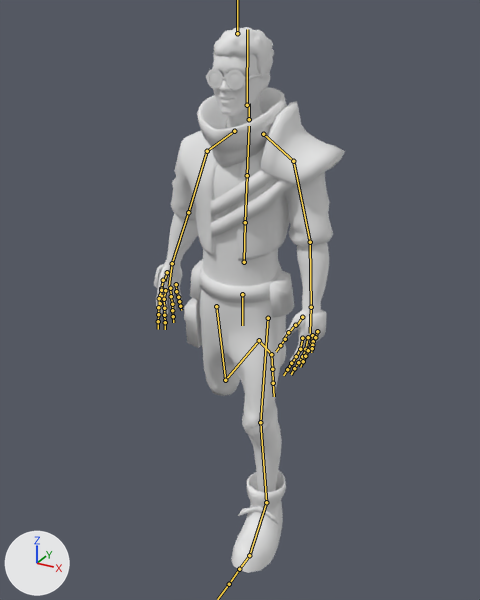
Two versions of the FBX model Assets/Characters/Guy/Guy.fbx, one commit apart.
The view is the same before and after, from a 50 mm lens placed at (1.055, -1.947, 1.872), pointed at (-0.047, 0.057, 0.87). Every picture has the same lights, and +X, +Y and +Z are marked at lower left. Both versions are drawn at frame 29 of the action 'Armature|Walk'; the numbers are the values there. The bones that bend it are drawn over the model as lines.

In view in the first picture: 'Wolf3D_Body', 'Wolf3D_Glasses', 'Wolf3D_Hair', 'Wolf3D_Head', 'Wolf3D_Outfit_Bottom', 'Wolf3D_Outfit_Footwear', 'Wolf3D_Outfit_Top'.
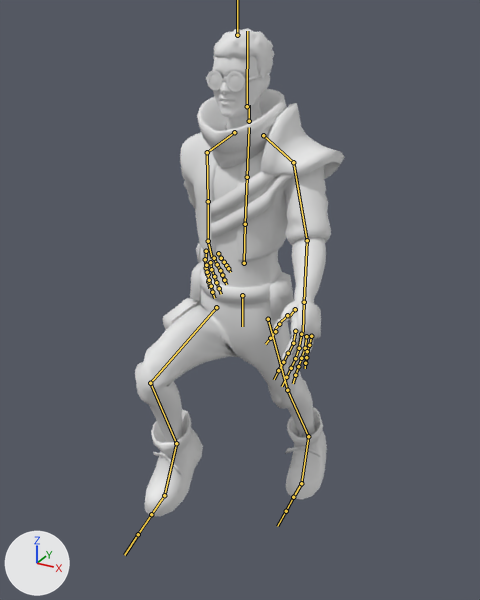
Boxes (x1, y1, x2, y2) around the edits, measured in the pictures (480 x 600 px):
'Wolf3D_Outfit_Top', posed (14% narrower)
    before: (154, 87, 345, 345)
    after: (180, 89, 345, 341)
'Wolf3D_Outfit_Bottom', posed (63% wider, 22% shorter)
    before: (184, 259, 294, 492)
    after: (135, 260, 315, 442)
'Wolf3D_Outfit_Footwear', posed
    before: (231, 343, 286, 573)
    after: (145, 407, 327, 516)
'Wolf3D_Head', posed
    before: (212, 54, 270, 128)
    after: (212, 56, 270, 130)
'Wolf3D_Hair', posed
    before: (213, 27, 274, 95)
    after: (214, 29, 274, 96)
'Wolf3D_Body', posed
    before: (156, 284, 317, 364)
    after: (273, 317, 313, 368)
bone 'LeftArm', root to tip
    before: (293, 161) to (310, 242)
    after: (293, 162) to (307, 240)
bone 'LeftForeArm', root to tip
    before: (310, 242) to (311, 307)
    after: (307, 240) to (304, 302)
bone 'LeftHand', root to tip
    before: (311, 307) to (310, 333)
    after: (304, 302) to (303, 332)
bone 'RightArm', root to tip
    before: (207, 151) to (188, 212)
    after: (207, 152) to (208, 201)
bone 'RightForeArm', root to tip
    before: (188, 212) to (172, 263)
    after: (208, 201) to (208, 241)
bone 'RightHand', root to tip
    before: (172, 263) to (169, 286)
    after: (208, 241) to (212, 258)
bone 'LeftUpLeg', root to tip
    before: (268, 318) to (260, 422)
    after: (268, 319) to (287, 390)
bone 'LeftLeg', root to tip
    before: (260, 422) to (266, 502)
    after: (287, 390) to (308, 436)
bone 'LeftToeBase', root to tip
    before: (249, 555) to (239, 569)
    after: (301, 483) to (293, 497)
bone 'RightUpLeg', root to tip
    before: (216, 306) to (225, 380)
    after: (216, 307) to (150, 383)
bone 'RightLeg', root to tip
    before: (225, 380) to (259, 340)
    after: (150, 383) to (176, 443)

Patch to the scene script:
```diff
--- a/Assets/Characters/Guy/Guy.fbx.py
+++ b/Assets/Characters/Guy/Guy.fbx.py
@@ bone_leftarm @@
 bone_leftarm = bpy.data.objects['Armature'].pose.bones['LeftArm']  # child of 'LeftShoulder'
-bone_leftarm.rotation_quaternion = (0.994, 0.039, -0.047, 0.092)  # degrees (4, -6, 10)
+bone_leftarm.rotation_quaternion = (0.967, -0.002, -0.104, 0.231)  # degrees (-3, -12, 27)
@@ bone_leftforearm @@
 bone_leftforearm = bpy.data.objects['Armature'].pose.bones['LeftForeArm']  # child of 'LeftArm'
-bone_leftforearm.rotation_quaternion = (0.983, 0.091, 0.057, -0.146)  # degrees (9, 8, -16)
+bone_leftforearm.rotation_quaternion = (0.999, 0.039, -0.028, -0.005)  # degrees (5, -3, -1)
@@ bone_lefthand @@
 bone_lefthand = bpy.data.objects['Armature'].pose.bones['LeftHand']  # child of 'LeftForeArm'
-bone_lefthand.rotation_quaternion = (0.983, -0.095, -0.147, -0.058)  # degrees (-10, -17, -5)
+bone_lefthand.rotation_quaternion = (0.982, -0.149, -0.07, -0.091)  # degrees (-16, -10, -9)
@@ bone_rightarm @@
 bone_rightarm = bpy.data.objects['Armature'].pose.bones['RightArm']  # child of 'RightShoulder'
-bone_rightarm.rotation_quaternion = (0.997, 0.006, -0.029, 0.067)  # degrees (1, -3, 8)
+bone_rightarm.rotation_quaternion = (0.959, 0.048, -0.099, 0.26)  # degrees (2, -12, 30)
@@ bone_rightforearm @@
 bone_rightforearm = bpy.data.objects['Armature'].pose.bones['RightForeArm']  # child of 'RightArm'
-bone_rightforearm.rotation_quaternion = (0.999, 0.025, 0.02, 0.019)  # degrees (3, 2, 2)
+bone_rightforearm.rotation_quaternion = (0.996, 0.007, -0.023, 0.086)  # degrees (1, -3, 10)
@@ bone_righthand @@
 bone_righthand = bpy.data.objects['Armature'].pose.bones['RightHand']  # child of 'RightForeArm'
-bone_righthand.rotation_quaternion = (0.93, -0.093, 0.357, -0.016)  # degrees (-14, 41, -7)
+bone_righthand.rotation_quaternion = (0.921, -0.071, 0.378, -0.058)  # degrees (-14, 43, -13)
@@ bone_leftupleg @@
 bone_leftupleg = bpy.data.objects['Armature'].pose.bones['LeftUpLeg']  # child of 'Hips'
-bone_leftupleg.rotation_quaternion = (0.99, 0.138, -0.007, 0.0)  # degrees (16, -1, 0)
+bone_leftupleg.rotation_quaternion = (0.987, -0.161, 0.008, 0.0)  # degrees (-19, 1, 0)
@@ bone_leftleg @@
 bone_leftleg = bpy.data.objects['Armature'].pose.bones['LeftLeg']  # child of 'LeftUpLeg'
-bone_leftleg.rotation_quaternion = (0.994, -0.108, 0.008, 0.0)  # degrees (-12, 1, 0)
+bone_leftleg.rotation_quaternion = (0.999, -0.046, 0.003, 0.0)  # degrees (-5, 0, 0)
@@ bone_lefttoebase @@
 bone_lefttoebase = bpy.data.objects['Armature'].pose.bones['LeftToeBase']  # child of 'LeftFoot'
-bone_lefttoebase.rotation_quaternion = (0.999, 0.048, -0.002, 0.003)  # degrees (5, 0, 0)
+bone_lefttoebase.rotation_quaternion = (0.985, 0.172, -0.006, 0.01)  # degrees (20, -1, 1)
@@ bone_rightupleg @@
 bone_rightupleg = bpy.data.objects['Armature'].pose.bones['RightUpLeg']  # child of 'Hips'
-bone_rightupleg.rotation_quaternion = (0.993, -0.108, -0.035, -0.01)  # degrees (-12, -4, -1)
+bone_rightupleg.rotation_quaternion = (0.809, 0.584, 0.069, -0.013)  # degrees (72, 7, 3)
@@ bone_rightleg @@
 bone_rightleg = bpy.data.objects['Armature'].pose.bones['RightLeg']  # child of 'RightUpLeg'
-bone_rightleg.rotation_quaternion = (0.799, -0.598, -0.055, 0.035)  # degrees (-74, -3, 7)
+bone_rightleg.rotation_quaternion = (0.708, -0.703, -0.061, 0.012)  # degrees (-90, -4, 6)
```
